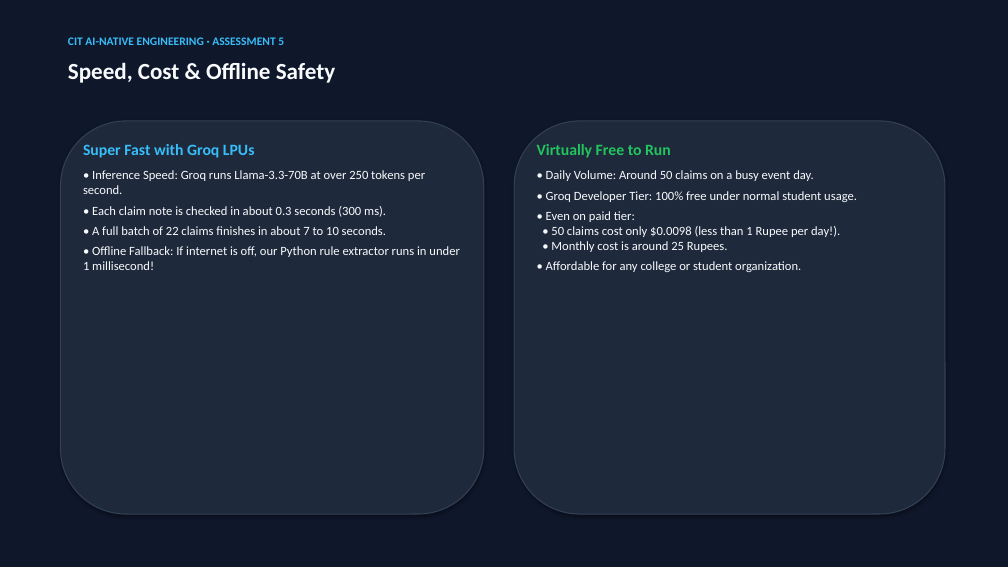
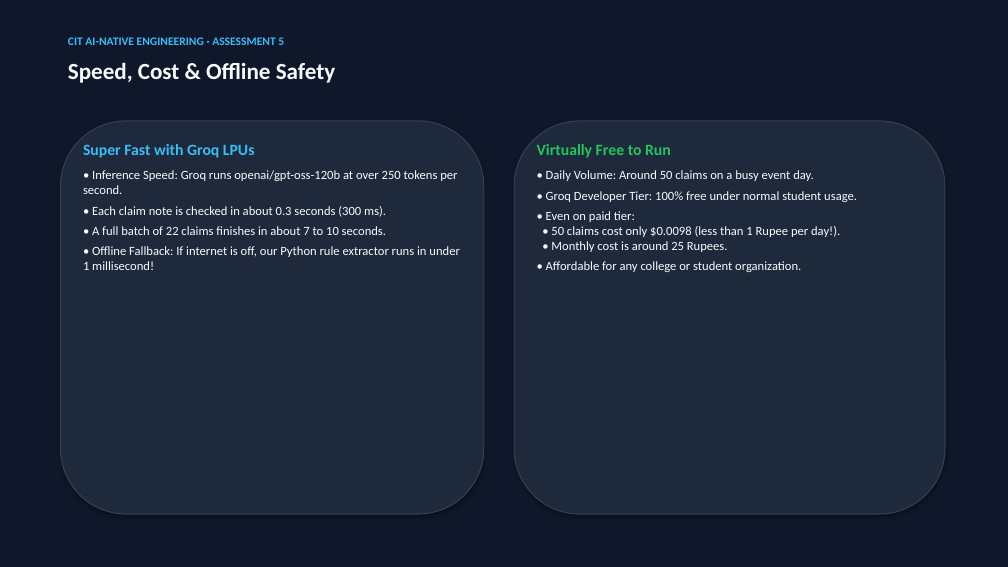
Before and after one commit to vjbhavadharani11-spec/club-expense-claim-checker, a slide deck: slide 8 of presentation.pptx. Drawn at 1008x567 pixels with LibreOffice and Linux fonts; fonts in the diff are those of the drawing. Boxes give left, top, right and bottom in pixels: in the first picture for what was removed or moved away, otherwise in the second. Text is boxed around its words. In the diff, an @@ line names an element or a change of style, - is before the commit and + after.

```diff
--- a/presentation.pptx
+++ b/presentation.pptx
@@ text at [83, 170, 457, 194]: text changed @@
-• Inference Speed: Groq runs Llama-3.3-70B at over 250 tokens per second.
+• Inference Speed: Groq runs openai/gpt-oss-120b at over 250 tokens per second.
```
Also in this commit, not shown: 1 other slide changed, 6 other files.
